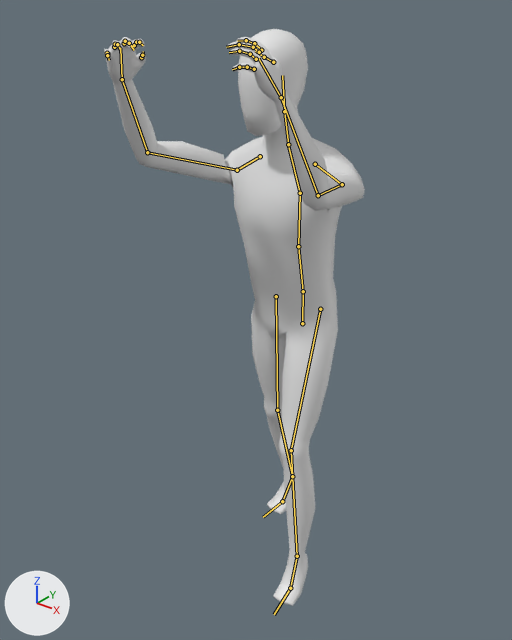
Two versions of the FBX model Content/FirstPersonBP/Meshes/SK_Animation.fbx, one commit apart.
Rendered twice from a 50 mm camera at (1.15, -1.659, 1.869) aimed at (-0.043, -0.167, 0.945). Arrows for +X, +Y and +Z are at lower left; the lights stay in place. Both versions are drawn at frame 6 of the action 'Skeleton|Jump'; the numbers are the values there. The bones that bend it are drawn over the model as lines.

Objects in the first picture: 'Character'.
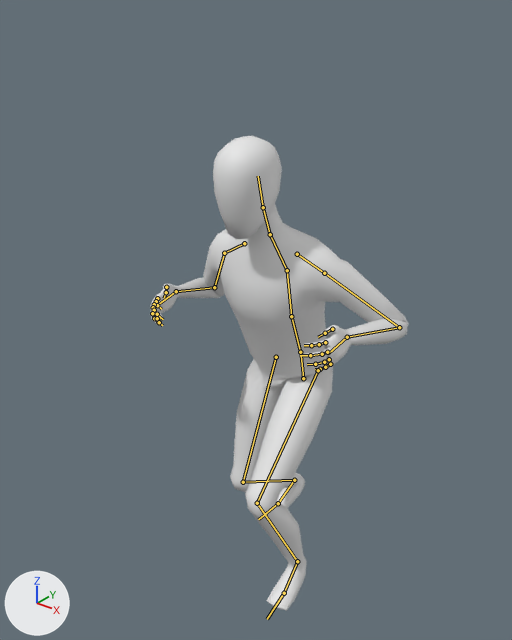
The edits, one by one:
Bone 'Pelvis' (bone_pelvis) moves from (0.0, 0.016, 0.021) to (0.0, -0.191, -0.026).
Bone 'Pelvis' (bone_pelvis) turns from (10, 3, 1) to (19, 3, 1) degrees about its own x, y and z.
Bone 'Neck' (bone_neck) turns from (0, -5, 0) to (-2, -5, 0) degrees about its own x, y and z.
Bone 'UpperArm.L' (bone_upperarm_l) turns from (111, -13, -32) to (-16, -37, 25) degrees about its own x, y and z.
Bone 'LowerArm.L' (bone_lowerarm_l) turns from (39, 6, -17) to (100, 33, -28) degrees about its own x, y and z.
Bone 'Hand.L' (bone_hand_l) turns from (-1, -23, -2) to (-16, -46, 17) degrees about its own x, y and z.
Bone 'Shoulder.R' (bone_shoulder_r) turns from (3, -2, 0) to (0, 0, 0) degrees about its own x, y and z.
Bone 'UpperArm.R' (bone_upperarm_r) turns from (115, 33, 23) to (-19, 43, -22) degrees about its own x, y and z.
Bone 'LowerArm.R' (bone_lowerarm_r) turns from (28, -3, 13) to (101, -34, 28) degrees about its own x, y and z.
Bone 'Hand.R' (bone_hand_r) turns from (16, 17, 19) to (-21, 37, -11) degrees about its own x, y and z.
Bone 'UpperLeg.L' (bone_upperleg_l) turns from (30, -7, -6) to (70, -5, -14) degrees about its own x, y and z.
Bone 'LowerLeg.L' (bone_lowerleg_l) turns from (-17, 1, 4) to (-71, 10, 14) degrees about its own x, y and z.
Bone 'Foot.L' (bone_foot_l) turns from (-34, 7, -17) to (20, 7, -12) degrees about its own x, y and z.
Bone 'Toes.L' (bone_toes_l) turns from (20, -7, 19) to (4, -1, 4) degrees about its own x, y and z.
Bone 'UpperLeg.R' (bone_upperleg_r) turns from (3, 9, 1) to (39, 12, 7) degrees about its own x, y and z.
Bone 'LowerLeg.R' (bone_lowerleg_r) turns from (-10, 0, -3) to (-69, -10, -14) degrees about its own x, y and z.
Bone 'Foot.R' (bone_foot_r) turns from (-17, -4, 10) to (47, 2, 8) degrees about its own x, y and z.
Bone 'Toes.R' (bone_toes_r) turns from (25, 10, -24) to (5, 1, -5) degrees about its own x, y and z.

Boxes [x1, y1, x2, y2] around the edits, measured in the pictures (512 x 640 px):
'Character', posed (18% shorter): before [104, 29, 365, 606]; after [150, 136, 409, 611]
bone 'Pelvis', root to tip: before (302, 323) to (303, 289); after (303, 378) to (300, 350)
bone 'Neck', root to tip: before (288, 144) to (284, 111); after (270, 234) to (263, 207)
bone 'UpperArm.L', root to tip: before (342, 184) to (318, 195); after (324, 273) to (399, 327)
bone 'LowerArm.L', root to tip: before (318, 195) to (281, 97); after (399, 327) to (347, 337)
bone 'Hand.L', root to tip: before (281, 97) to (258, 58); after (347, 337) to (328, 353)
bone 'Shoulder.R', root to tip: before (260, 156) to (237, 170); after (244, 243) to (224, 253)
bone 'UpperArm.R', root to tip: before (237, 170) to (147, 152); after (224, 253) to (214, 287)
bone 'LowerArm.R', root to tip: before (147, 152) to (122, 79); after (214, 287) to (176, 291)
bone 'Hand.R', root to tip: before (122, 79) to (120, 48); after (176, 291) to (156, 306)
bone 'UpperLeg.L', root to tip: before (320, 309) to (291, 450); after (318, 370) to (257, 503)
bone 'LowerLeg.L', root to tip: before (291, 450) to (297, 556); after (257, 503) to (297, 561)
bone 'Foot.L', root to tip: before (297, 556) to (290, 588); after (297, 561) to (284, 593)
bone 'Toes.L', root to tip: before (290, 588) to (274, 614); after (284, 593) to (267, 619)
bone 'UpperLeg.R', root to tip: before (276, 296) to (277, 410); after (276, 357) to (243, 482)
bone 'LowerLeg.R', root to tip: before (277, 410) to (292, 476); after (243, 482) to (294, 480)
bone 'Foot.R', root to tip: before (292, 476) to (282, 501); after (294, 480) to (278, 503)
bone 'Toes.R', root to tip: before (282, 501) to (263, 517); after (278, 503) to (258, 519)
